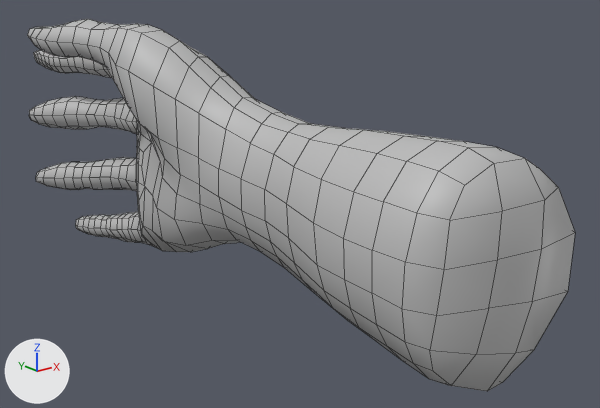
Before and after pictures for a commit that changed the FBX model Assets/Models/NosferatuHands/NosferatuHand_right_mesh.fbx.
One viewpoint serves both versions: a camera (50 mm lens) standing at (-0.192, -0.255, 0.092) and looking at (0.011, -0.001, -0.009). Lighting does not change. The marker at lower left points along +X, +Y and +Z. Mesh edges are drawn as thin lines. Where no turn or scale is listed for an object, it has been applied to the vertices.

Names of what the first picture shows: 'R_NosferatuHand_mesh'.
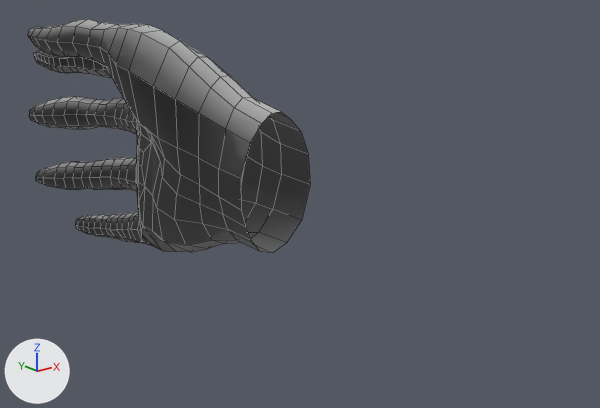
Diff of the bpy script that builds the scene:
```diff
--- a/Assets/Models/NosferatuHands/NosferatuHand_right_mesh.fbx.py
+++ b/Assets/Models/NosferatuHands/NosferatuHand_right_mesh.fbx.py
@@ me_mesh @@
 # used by ob_r_nosferatuhand_mesh; location = (0.0, 0.0, 0.0)
-me_mesh.from_pydata(...)  # 913 vertices, 911 faces; spans x -0.054..0.024, y -0.121..0.172, z -0.051..0.062
+me_mesh.from_pydata(...)  # 793 vertices, 784 faces; spans x -0.054..0.023, y -0.013..0.172, z -0.051..0.062
+# me_mesh part 1
+# 120 vertices are removed from x -0.036..0.024, y -0.121..-0.018, z -0.039..0.036
+# 127 faces are deleted
 me_mesh.materials.append(mat_lambert2)
```

Boxes (x1, y1, x2, y2) around the edits, measured in the pictures (600 x 408 px):
'R_NosferatuHand_mesh', reshaped (48% narrower, 37% shorter)
    before: (27, 19, 575, 391)
    after: (27, 19, 310, 253)
part 1 of me_mesh, deleted
    before: (241, 112, 575, 391)
